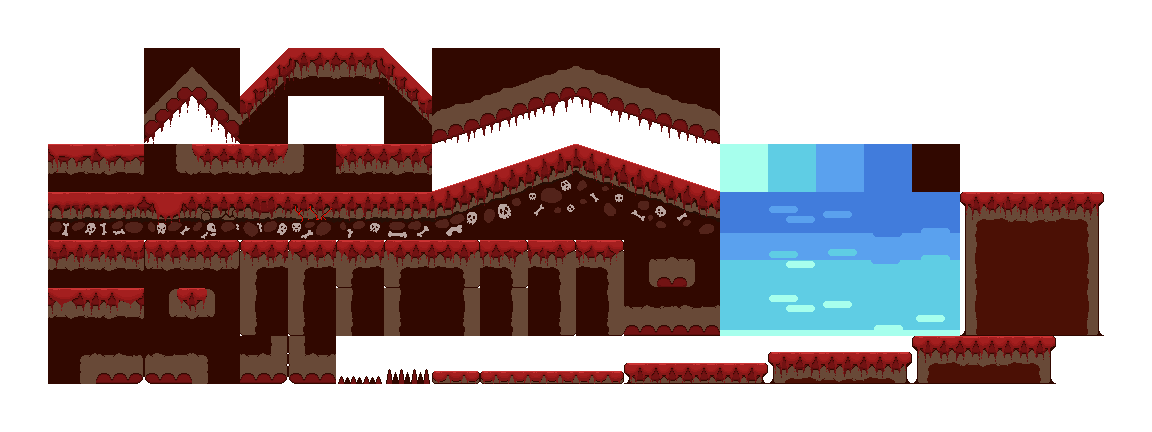
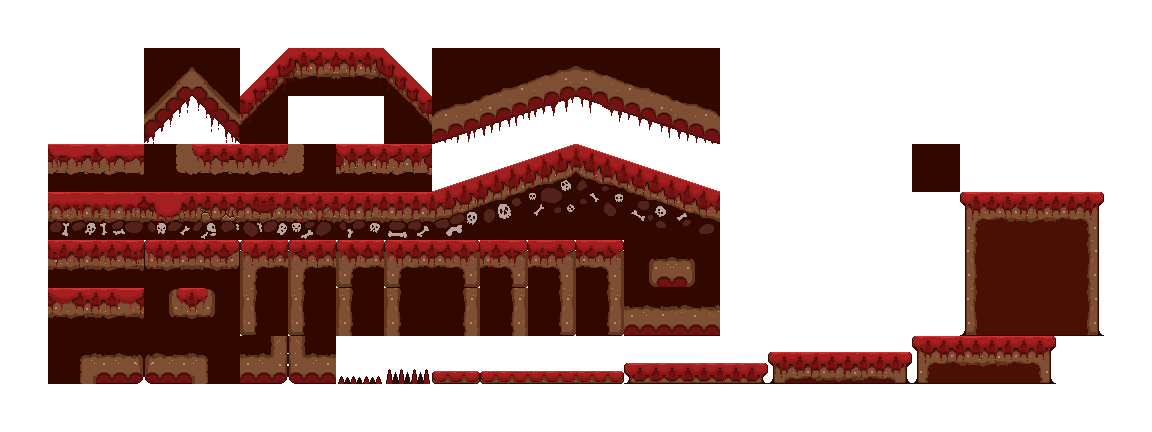
Before/after of a 1152px x 432px layered artwork. What changed in the layer stack:
added layer "Layer 6" above "Layer 5" over [48, 62, 1098, 384]
added layer "Layer 5" above "nature_environment_01 copy" over [55, 67, 1097, 375]
painted on "Layer #12" over [98, 88, 718, 379]
painted on "Layer #7" over [295, 206, 332, 222]
renamed "Layer #9" to "Layer 4", blend multiply → normal, painted on it over [48, 62, 1098, 384]
painted on "Layer #6" over [48, 62, 1098, 384]
hid "nature_environment_01" over [48, 62, 1098, 384]
